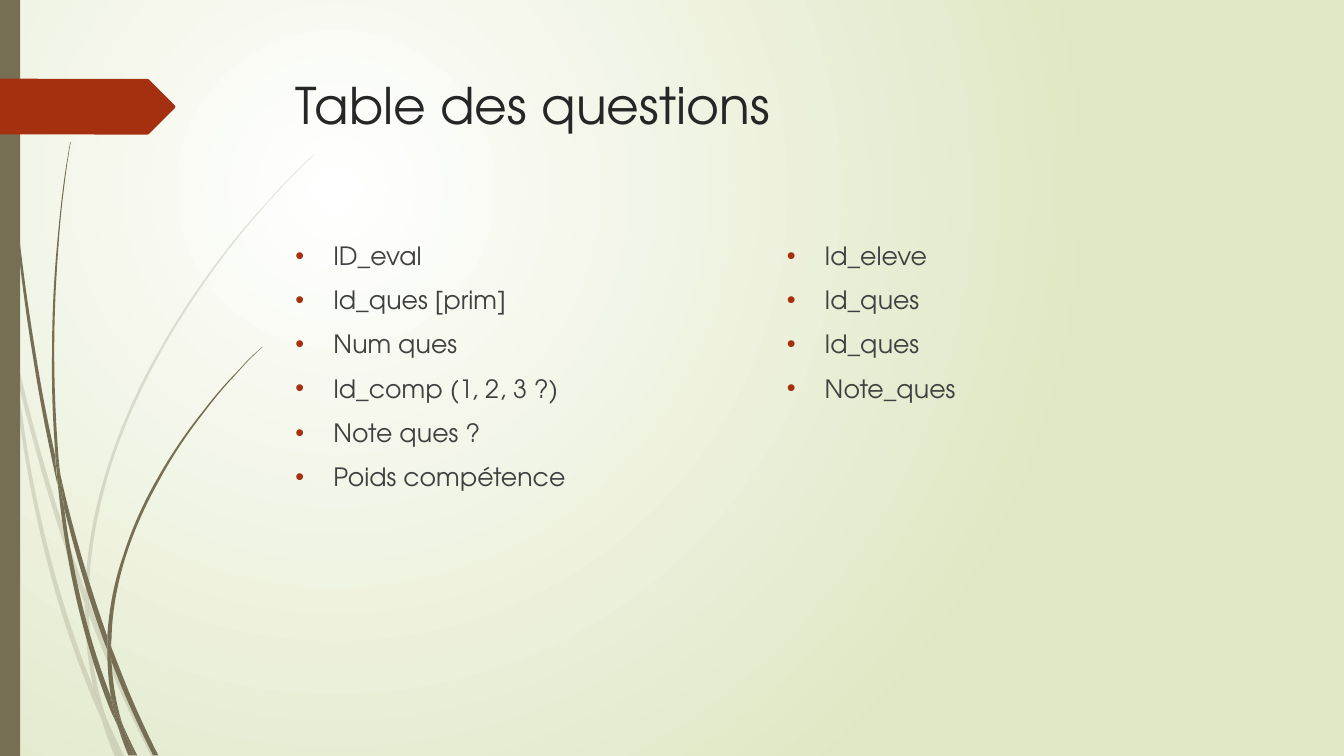
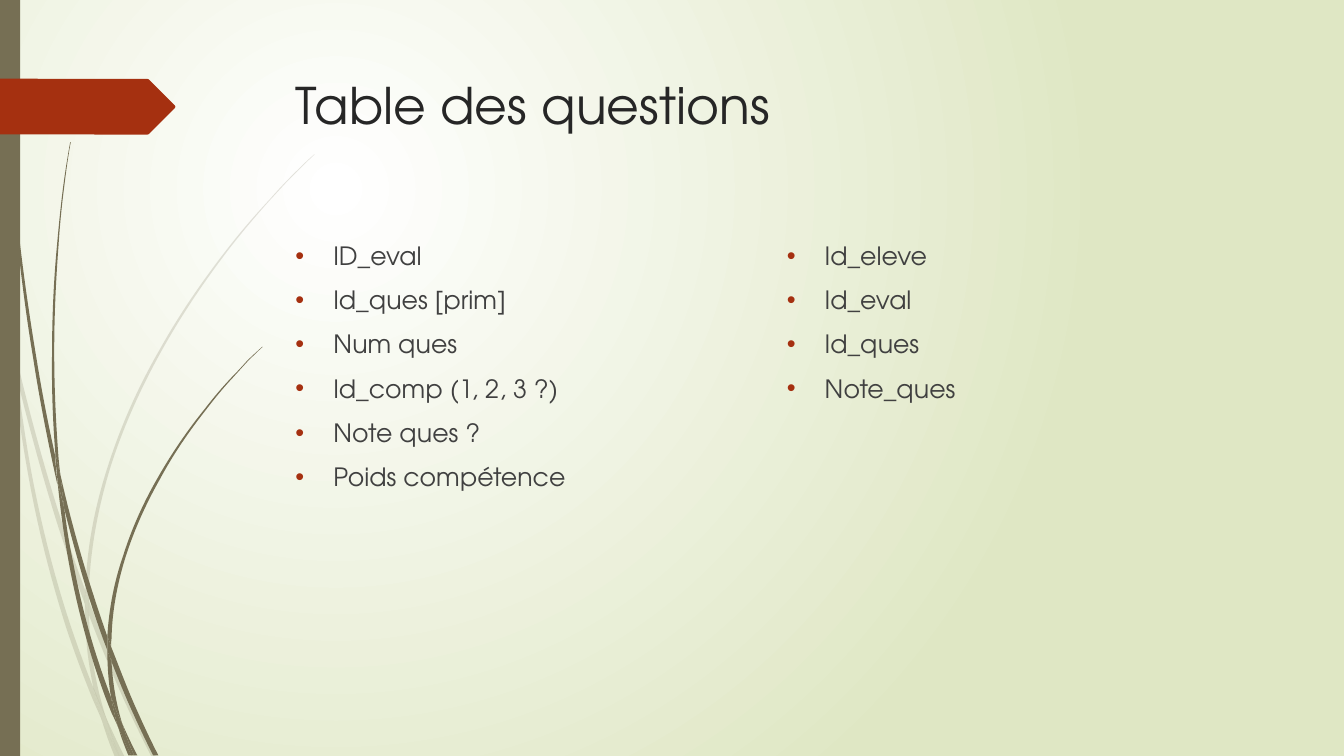
Before and after one commit to xpessoles/EvaluationCompetences, a slide deck: slide 10 of EvaluationParCompetences.pptx (slide 8 before the commit). Drawn at 1344x756 pixels with LibreOffice and Linux fonts; fonts in the diff are those of the drawing. Boxes give left, top, right and bottom in pixels: in the first picture for what was removed or moved away, otherwise in the second. Text is boxed around its words. In the diff, an @@ line names an element or a change of style, - is before the commit and + after.

```diff
--- a/EvaluationParCompetences.pptx
+++ b/EvaluationParCompetences.pptx
@@ text at (825,290,912,312): text changed @@
-• Id_ques
+• Id_eval
```
Also in this commit, not shown: 7 other files.
